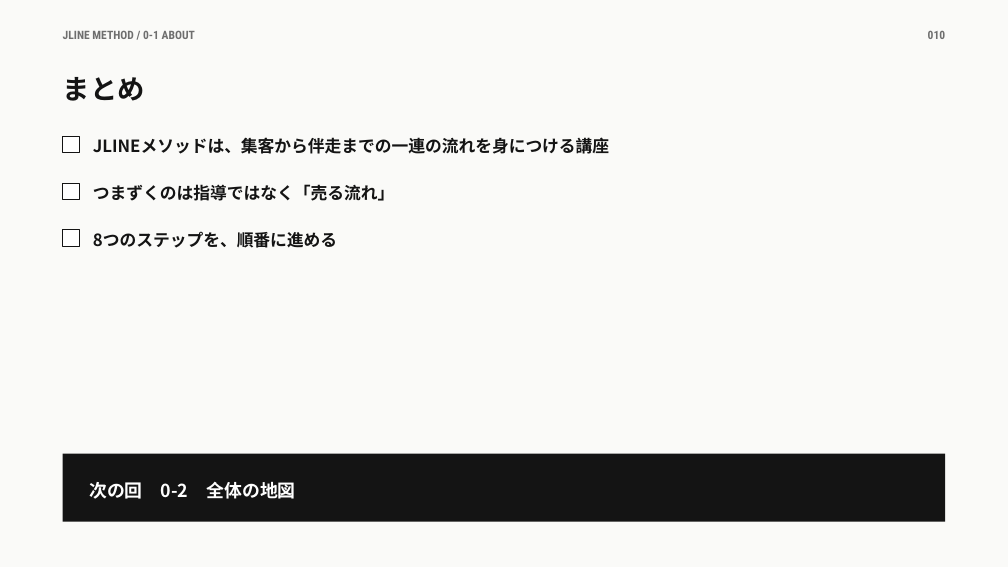
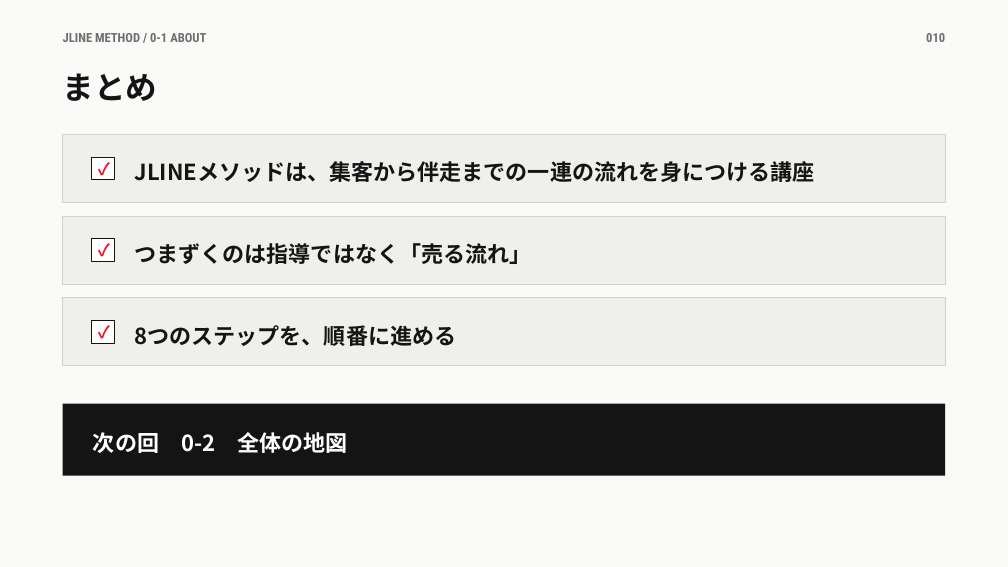
Before and after one commit to takafumisuzuki1117-sys/takafumi_suzuki, a slide deck: slide 10 of JLINEメソッド/教材/0章/0-1_JLINEメソッドとは.pptx. Drawn at 1008x567 pixels with LibreOffice and Linux fonts; fonts in the diff are those of the drawing. Boxes give left, top, right and bottom in pixels: in the first picture for what was removed or moved away, otherwise in the second. Text is boxed around its words. In the diff, an @@ line names an element or a change of style, - is before the commit and + after.

```diff
--- a/JLINEメソッド/教材/0章/0-1_JLINEメソッドとは.pptx
+++ b/JLINEメソッド/教材/0章/0-1_JLINEメソッドとは.pptx
@@ text "JLINE METHOD / 0-1 ABOUT" at [63,33,206,42]: size 11 to 12 pt @@
@@ text "010" at [926,33,945,42]: size 11 to 12 pt @@
@@ text "まとめ" at [63,73,157,101]: size 26 to 30 pt; line spacing 1.25 to 1.2 @@
@@ rectangle removed at [63,136,79,153] @@
@@ rectangle added at [63,135,945,203], fill #EFEFEC, outline #D2D2CD 0.75 pt @@
@@ text "JLINEメソッドは、集客から伴走までの一連の流れを身につける講座": place and size @@
-text "JLINEメソッドは、集客から伴走までの一連の流れを身につける講座" at [93,137,609,154]
+text "JLINEメソッドは、集客から伴走までの一連の流れを身につける講座" at [135,161,815,182]
@@ rectangle: place and size @@
-rectangle at [63,183,79,200]
+rectangle at [91,157,114,180]
@@ text added at [95,154,113,184], 16 pt, text #ED142C, bold @@
+✓
@@ rectangle added at [63,216,945,284], fill #EFEFEC, outline #D2D2CD 0.75 pt @@
@@ rectangle: place and size @@
-rectangle at [63,230,79,247]
+rectangle at [91,239,114,262]
@@ text added at [95,235,113,265], 16 pt, text #ED142C, bold @@
+✓
@@ text "つまずくのは指導ではなく「売る流れ」": place and size @@
-text "つまずくのは指導ではなく「売る流れ」" at [93,184,394,201]
+text "つまずくのは指導ではなく「売る流れ」" at [135,243,532,264]
@@ rectangle added at [63,298,945,366], fill #EFEFEC, outline #D2D2CD 0.75 pt @@
@@ size 16 to 21 pt; vertical alignment top to middle in 3 elements at [135,161,815,182], [135,243,532,264], [135,325,457,346] @@
@@ text "8つのステップを、順番に進める": place and size @@
-text "8つのステップを、順番に進める" at [93,231,337,248]
+text "8つのステップを、順番に進める" at [135,325,457,346]
@@ rectangle added at [91,321,114,343], fill #FFFFFF, outline #141414 0.75 pt @@
@@ text added at [95,317,113,347], 16 pt, text #ED142C, bold @@
+✓
@@ rectangle: place and size @@
-rectangle at [63,454,945,522]
+rectangle at [63,404,945,476]
@@ text "次の回 0-2 全体の地図": place and size @@
-text "次の回 0-2 全体の地図" at [89,482,295,499]
+text "次の回 0-2 全体の地図" at [93,432,347,453]
@@ text "次の回 0-2 全体の地図" at [93,432,347,453]: size 17 to 21 pt @@
```
Also in this commit, not shown: 9 other slides changed, 9 other files.
